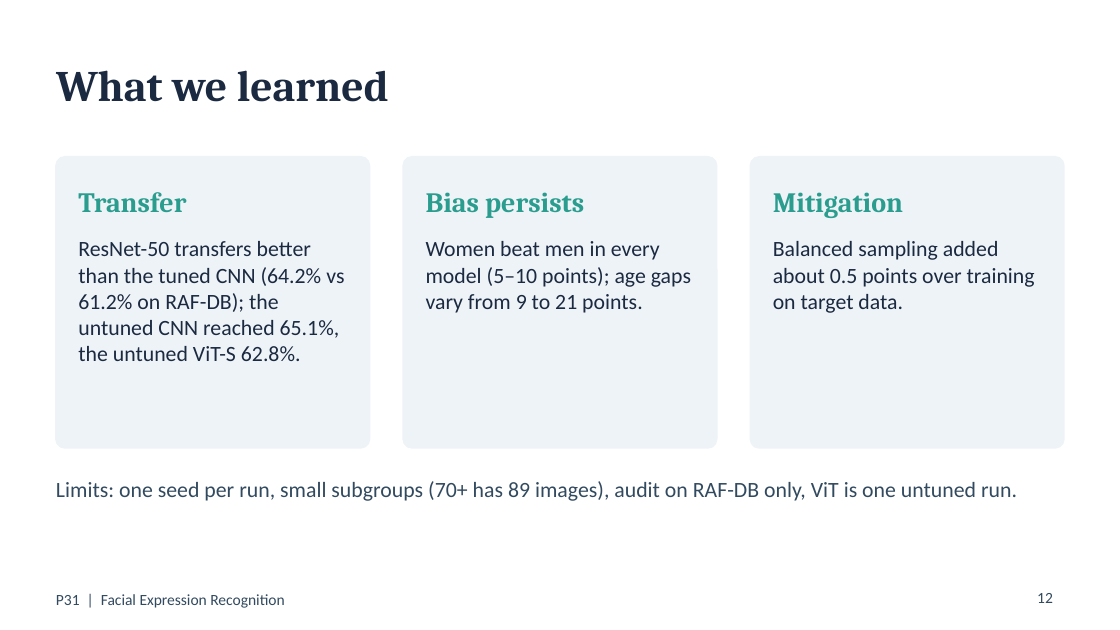
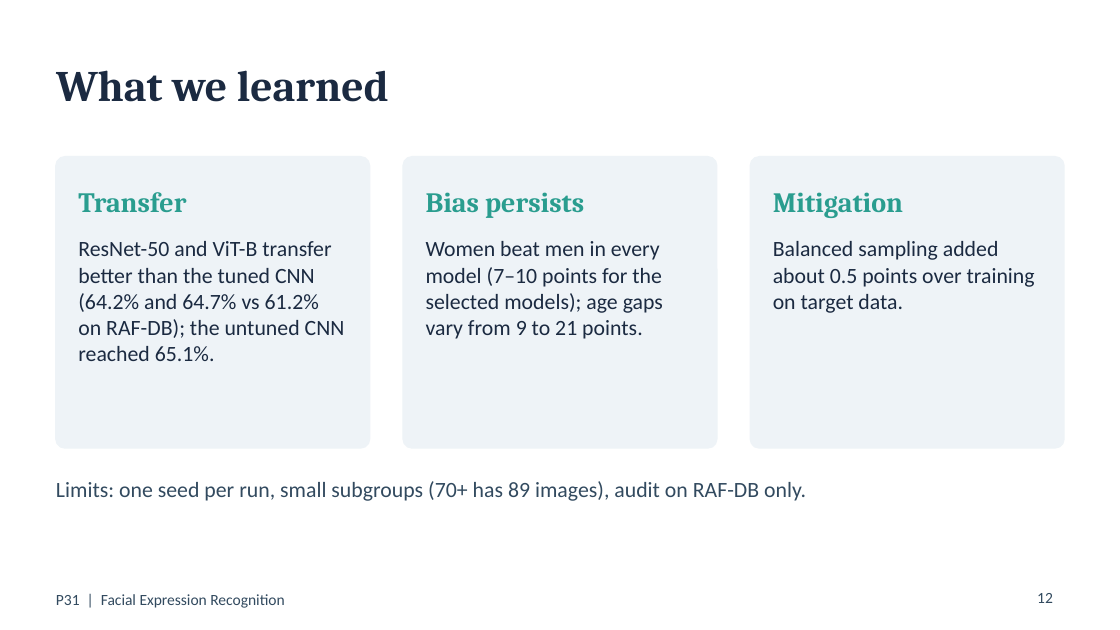
Before and after one commit to Neeraj-NP/P31-facial-expression-recognition, a slide deck: slide 12 of report/slides.pptx. Drawn at 1120x630 pixels with LibreOffice and Linux fonts; fonts in the diff are those of the drawing. Boxes give left, top, right and bottom in pixels: in the first picture for what was removed or moved away, otherwise in the second. Text is boxed around its words. In the diff, an @@ line names an element or a change of style, - is before the commit and + after.

```diff
--- a/report/slides.pptx
+++ b/report/slides.pptx
@@ text at bbox=[78, 241, 345, 361]: text changed @@
-ResNet-50 transfers better than the tuned CNN (64.2% vs 61.2% on RAF-DB); the untuned CNN reached 65.1%, the untuned ViT-S 62.8%.
+ResNet-50 and ViT-B transfer better than the tuned CNN (64.2% and 64.7% vs 61.2% on RAF-DB); the untuned CNN reached 65.1%.
@@ text at bbox=[426, 241, 663, 339]: text changed @@
-Women beat men in every model (5–10 points); age gaps vary from 9 to 21 points.
+Women beat men in every model (7–10 points for the selected models); age gaps vary from 9 to 21 points.
@@ text at bbox=[56, 481, 806, 501]: text changed @@
-Limits: one seed per run, small subgroups (70+ has 89 images), audit on RAF-DB only, ViT is one untuned run.
+Limits: one seed per run, small subgroups (70+ has 89 images), audit on RAF-DB only.
```
Also in this commit, not shown: 4 other slides changed, 1 slide added, 1 slide removed, 9 other files.
